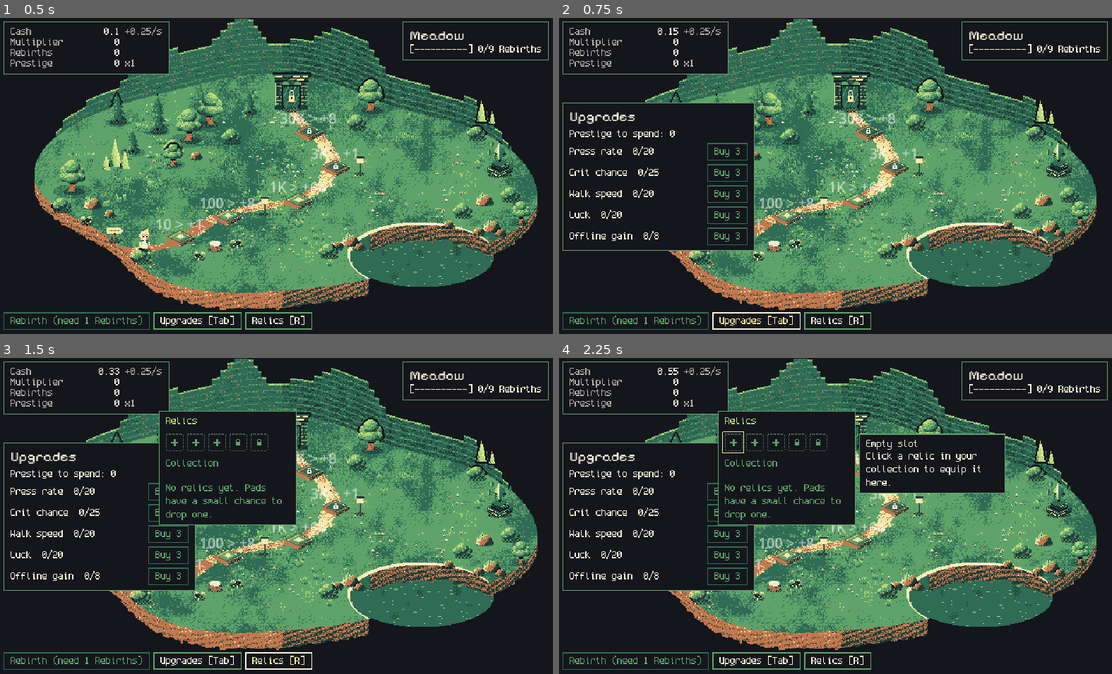
Above: before the commit, frames 1-4 (two rows, left to right).
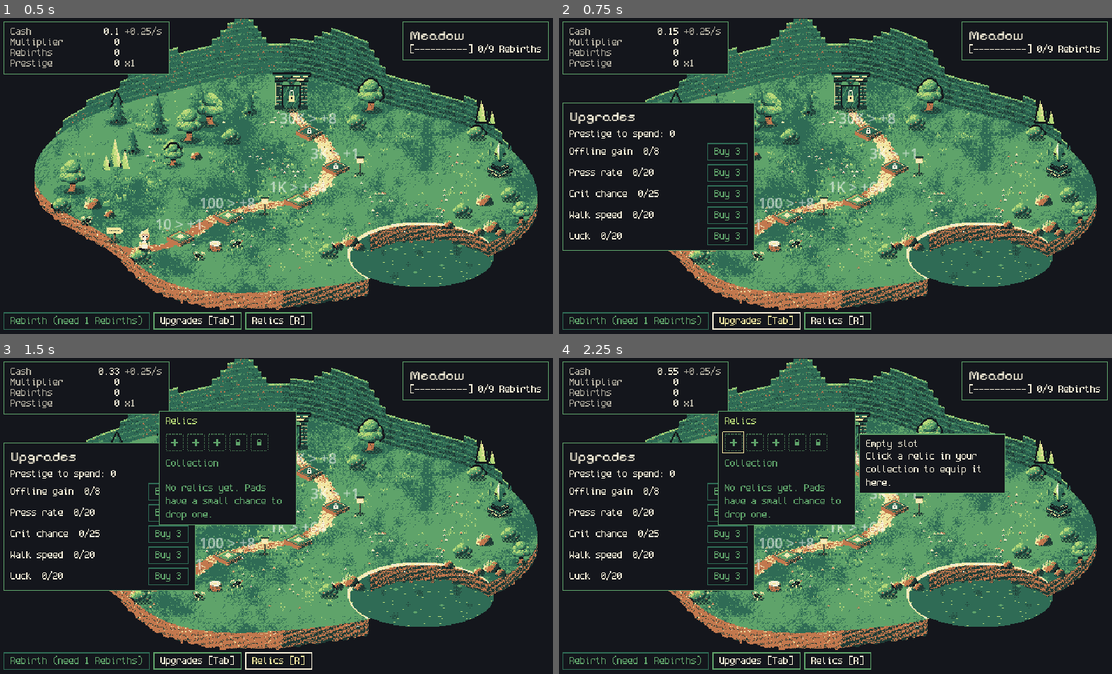
Above: after the commit, the same moments.

Repository: FreezingShock/Plinky
Game: Godot game, scene res://main.tscn
The game is run twice, just before and just after one commit, with the same random seed, the same clock (stepped at 60 frames per second) and the same inputs.
Inputs (mouse positions are in pixels of both pictures, inside the frame that each line leads up to):
- Up to frame 1 (0.5 s): no input
- Up to frame 2 (0.75 s): click "Upgrades [Tab]" at 0.5 s
- Up to frame 3 (1.5 s): click "Relics [R]" at 1.25 s
- Up to frame 4 (2.25 s): tap Enter (ui_accept) at 2 s; move the mouse to (735, 443) at 2.02 s; hold D from 2.03 s (still down); tap Space at 2.1 s; click (735, 443) at 2.17 s

Frame 1 is identical in both runs. In frame 2, 0.6% of the frame differs, in the area x 1-19%, y 40-71%; in frame 3, 0.6%; in frame 4, 0.6%.

Commit message:
Hold-to-press on pads, PopupStack zone, sync ui/fx from PR #2
Co-Authored-By: Claude Sonnet 5.5 <noreply@anthropic.com>
Claude-Session: https://claude.ai/code/session_01Pmx9dVAxaJU6UwR4mGA7bw

Diff:
--- a/main.gd
+++ b/main.gd
@@ -107,6 +107,7 @@
 
 func _enter_zone_visuals(zone_id: StringName) -> void:
 	palette_id = Palettes.for_zone(zone_id)
+	PopupStack.zone = String(palette_id)
 	PlinkyTheme.apply(theme, String(palette_id))
 	world.modulate = QUARRY_TINT if palette_id == Palettes.QUARRY else Color.WHITE
 	var cols: PackedColorArray = Palettes.colors(palette_id)
@@ -124,7 +125,7 @@
 	var pad: TexelPad = pads.get(button_id) as TexelPad
 	if pad == null:
 		return
-	Juice.press(pad, pad.position, gain.to_float(), crit)
+	Juice.press(pad, pad.position, gain.to_float(), crit, pad.holding)
 
 
 ## Relic UI (PR #5): equipped bar, drop toast, collection panel, pad flash on Epic and above.
--- a/ui/fx/fx_bus.gd
+++ b/ui/fx/fx_bus.gd
@@ -9,7 +9,7 @@
 
 const PARTICLE_COLORS: Array[Color] = [Color("f2e6a0"), Color("c2784e")]
 
-func press(pad: CanvasItem, pos: Vector2, amount: float, big := false) -> void:
+func press(pad: CanvasItem, pos: Vector2, amount: float, big := false, held := false) -> void:
 	var sq := PressSquash.new()
 	pad.add_child(sq)
 	sq.play(pad)
@@ -17,7 +17,7 @@
 	if big:
 		sq.hitstop(FxConfig.HITSTOP_MS * 2)
 	ParticleBurst.spawn(fx_root, pos, PARTICLE_COLORS, randi_range(10, 14) if big else -1)
-	PopupNumber.spawn(fx_root, pos + Vector2(-8, -14), amount, big)
+	PopupStack.spawn(fx_root, pos + Vector2(-8, -14), amount, big, held)
 	if shake: shake.add(0.45 if big else 0.1)
 
 func milestone() -> void:
--- /dev/null
+++ b/ui/fx/hold_press.gd
@@ -0,0 +1,30 @@
+class_name HoldPress
+extends Node
+## Hold-to-repeat for a pad. Call begin() on mouse/touch down, end() on up.
+## Emits `tick` for every repeat press (the first one is the normal click).
+## Starts at one press per 0.16 s after a 0.3 s delay and speeds up to 0.07 s.
+
+signal tick
+signal released
+
+var held_for := 0.0
+var _held := false
+var _timer := 0.0
+
+func begin() -> void:
+	_held = true
+	held_for = 0.0
+	_timer = 0.3
+
+func end() -> void:
+	_held = false
+	PopupStack.release(get_tree())
+	released.emit()
+
+func _process(delta: float) -> void:
+	if _held:
+		held_for += delta
+		_timer -= delta
+		if _timer <= 0.0:
+			_timer = maxf(0.07, 0.16 - held_for * 0.03)
+			tick.emit()
--- a/ui/fx/popup_number.gd
+++ b/ui/fx/popup_number.gd
@@ -27,3 +27,40 @@
 		t.tween_property(self, "position:y", roundf(start.y - FxConfig.POPUP_RISE_TEXELS * (i + 1) / 4.0), 0.0).set_delay(FxConfig.POPUP_LIFE * i / 4.0)
 	t.tween_property(self, "modulate:a", 0.0, FxConfig.POPUP_LIFE * 0.35).set_delay(FxConfig.POPUP_LIFE * 0.65)
 	t.chain().tween_callback(queue_free)
+
+# --- running popup (hold-to-repeat): one number that keeps climbing ---
+var is_running := false
+var _tier := 0
+
+static func spawn_running(parent: Node, pos: Vector2, amount: float) -> PopupNumber:
+	var p := PopupNumber.new()
+	p.is_running = true
+	p.text = "+" + NumberFormat.short(amount)
+	p.position = FxConfig.snap(pos + Vector2(0, -26))
+	p.z_index = 100
+	p.theme_type_variation = &"PopupLabel"
+	p.texture_filter = CanvasItem.TEXTURE_FILTER_NEAREST
+	p.mouse_filter = Control.MOUSE_FILTER_IGNORE
+	parent.add_child(p)
+	p.pivot_offset = p.size / 2.0
+	return p
+
+func bump(total: float) -> void:
+	text = "+" + NumberFormat.short(total)
+	_tier = clampi(int(floor(log(maxf(total, 1.0)) / log(10.0))) - 1, 0, 3) # 10, 100, 1000+
+	pivot_offset = size / 2.0
+	scale = Vector2.ONE * (1.0 + 0.25 + 0.15 * _tier)  # pop, settles back
+	create_tween().tween_property(self, "scale", Vector2.ONE * (1.0 + 0.2 * _tier), 0.12).set_trans(Tween.TRANS_BACK).set_ease(Tween.EASE_OUT)
+	# Tier colours by palette role: accent, accent, light, paper (theme re-tints per zone).
+	var roles := ["accent", "accent", "good", "text"]
+	add_theme_color_override("font_color", PlinkyPalette.role(PopupStack.zone, roles[_tier]))
+
+func release() -> void:
+	is_running = false
+	var t := create_tween()
+	t.tween_interval(0.5)
+	t.set_parallel(true)
+	for i in 4:
+		t.tween_property(self, "position:y", roundf(position.y - 4.0 * (i + 1)), 0.0).set_delay(0.3 * i / 4.0)
+	t.tween_property(self, "modulate:a", 0.0, 0.3)
+	t.chain().tween_callback(queue_free)
--- /dev/null
+++ b/ui/fx/popup_stack.gd
@@ -0,0 +1,29 @@
+class_name PopupStack
+extends RefCounted
+## While the pad is held there is ONE running popup that keeps climbing:
+## each press adds its gain to the same number, bumps it, and it grows and
+## brightens at 10, 100 and 1000+. Letting go holds it 0.5 s, then it floats
+## off like a normal popup. A normal single click makes a normal PopupNumber.
+
+## Active zone id for palette lookups ("meadow", "quarry"...). Set on zone entry.
+static var zone := "meadow"
+static var _run: PopupNumber
+static var _total := 0.0
+static var _release_timer: SceneTreeTimer
+
+## held = true while the pad is held down (HoldPress.begin() was called).
+static func spawn(parent: Node, pos: Vector2, amount: float, big := false, held := false) -> PopupNumber:
+	if not held:
+		return PopupNumber.spawn(parent, pos, amount, big)
+	if is_instance_valid(_run) and _run.is_running:
+		_total += amount
+		_run.bump(_total)
+	else:
+		_total = amount
+		_run = PopupNumber.spawn_running(parent, pos, amount)
+	return _run
+
+## Call from HoldPress.end(): the running popup holds, then floats away.
+static func release(tree: SceneTree) -> void:
+	if is_instance_valid(_run):
+		_run.release()
--- a/world/texel_pad.gd
+++ b/world/texel_pad.gd
@@ -11,6 +11,9 @@
 var palette: PackedColorArray = Palettes.colors(Palettes.MEADOW)
 var standing: bool = false
 var affordable: bool = false
+## True while the mouse is held down on this pad (hold-to-press). Read by main for Juice.
+var holding: bool = false
+var hold: HoldPress
 
 var _timer: float = 0.0
 var _label: Label
@@ -18,6 +21,10 @@
 
 
 func _ready() -> void:
+	hold = HoldPress.new()
+	add_child(hold)
+	hold.tick.connect(_press)
+	hold.released.connect(func() -> void: holding = false)
 	_label = Label.new()
 	_label.theme_type_variation = &"CaptionLabel"
 	_label.texture_filter = CanvasItem.TEXTURE_FILTER_NEAREST
@@ -40,13 +47,33 @@
 	if inside:
 		_timer -= delta
 		if _timer <= 0.0:
-			GameState.try_press(button_id, Vector3(global_position.x, global_position.y, 0.0))
+			_press()
 			_timer = sim.press_interval()
 	_label_clock += delta
 	if _label_clock >= 0.2:
 		_label_clock = 0.0
 		_refresh_label()
 	queue_redraw()
+
+
+func _press() -> void:
+	GameState.try_press(button_id, Vector3(global_position.x, global_position.y, 0.0))
+
+
+## Click a pad to press it; hold to repeat (HoldPress speeds up while held).
+func _unhandled_input(event: InputEvent) -> void:
+	if not (event is InputEventMouseButton) or event.button_index != MOUSE_BUTTON_LEFT:
+		return
+	if event.pressed:
+		var d: Vector2 = to_local(get_global_mouse_position())
+		var h: Vector2 = HALF * 1.3
+		if (d.x * d.x) / (h.x * h.x) + (d.y * d.y) / (h.y * h.y) <= 1.0:
+			holding = true
+			hold.begin()
+			_press()
+			get_viewport().set_input_as_handled()
+	elif holding:
+		hold.end()
 
 
 func _refresh_label() -> void:
